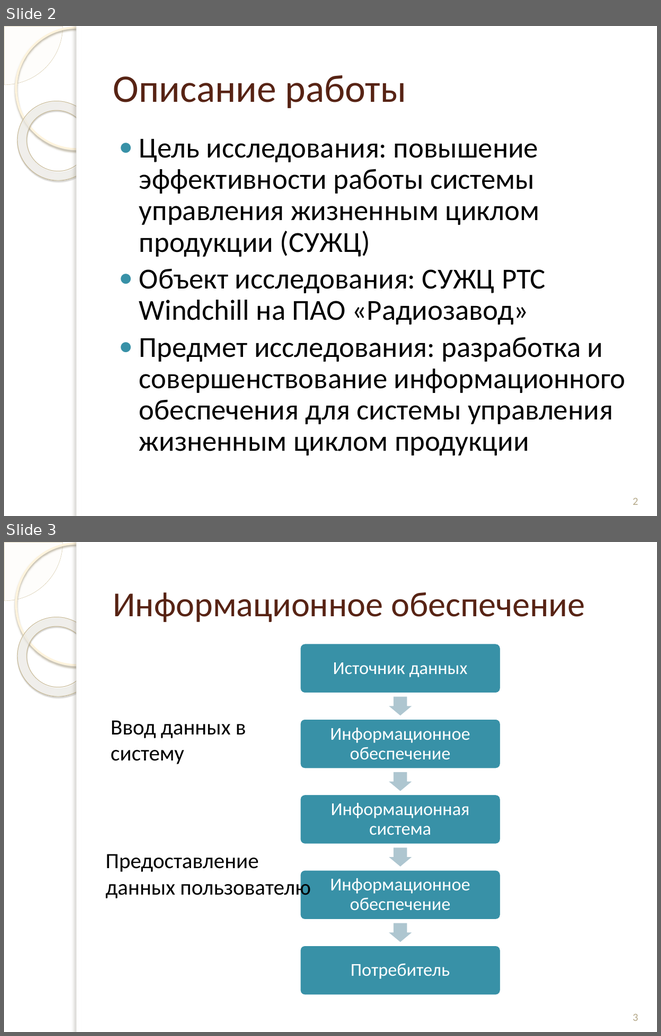
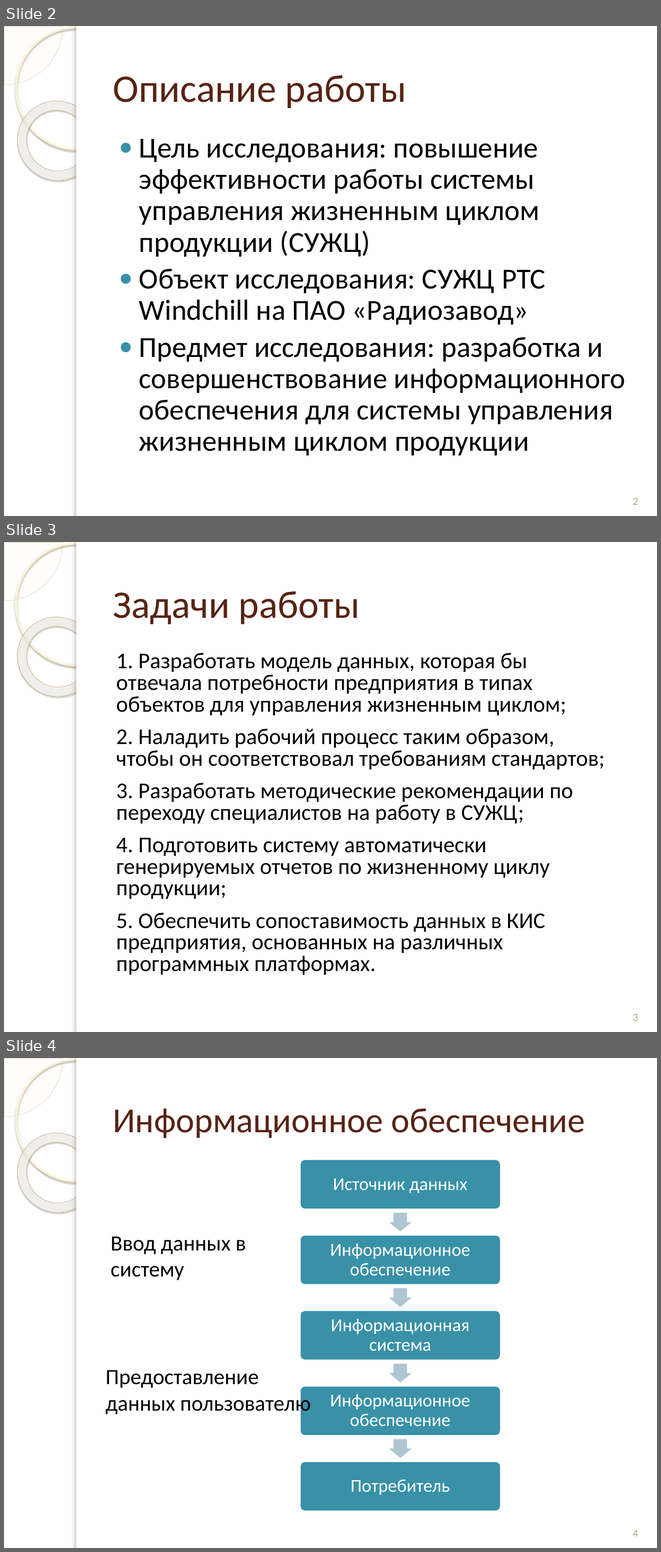
Before and after one commit to andreytemn/university, a slide deck: diplom/Темников раздатки к диплому.pptx. Shown one above the other, each under a label of ours: slides 2 and 3 before the commit, slides 2, 3 and 4 after it. The pictures are 661x1036 and 661x1552 pixels, drawn with LibreOffice and Linux fonts; fonts in the diff are those of the drawing; background and template pictures are left out. Boxes give left, top, right and bottom in pixels: in the first picture for what was removed or moved away, otherwise in the second. Text is boxed around its words. In the diff, an @@ line names an element or a change of style, - is before the commit and + after.

```diff
--- a/diplom/Темников раздатки к диплому.pptx
+++ b/diplom/Темников раздатки к диплому.pptx
@@ slide 3 added at box(4, 542, 657, 1032), background picture (left out); not listed: 5 template elements that a slide beside it also shows @@
@@ title added at box(113, 591, 360, 624), 43 pt, text #572314 @@
+Задачи работы
@@ text added at box(116, 653, 605, 974), 24.8 pt, text #000000 @@
+1. Разработать модель данных, которая бы отвечала потребности предприятия в типах объектов для управления жизненным циклом;
+2. Наладить рабочий процесс таким образом, чтобы он соответствовал требованиям стандартов;
+3. Разработать методические рекомендации по переходу специалистов на работу в СУЖЦ;
+4. Подготовить систему автоматически генерируемых отчетов по жизненному циклу продукции;
+5. Обеспечить сопоставимость данных в КИС предприятия, основанных на различных программных платформах.
@@ page number added at box(633, 1014, 638, 1021), 12 pt, text #B6A98A @@
+3
@@ what was slide 3 is now slide 4 @@
@@ page number at box(633, 1530, 638, 1537): text changed @@
-3
+4
```
Also in this commit, not shown: 9 slides changed, 2 other slides added, 59 other files.
